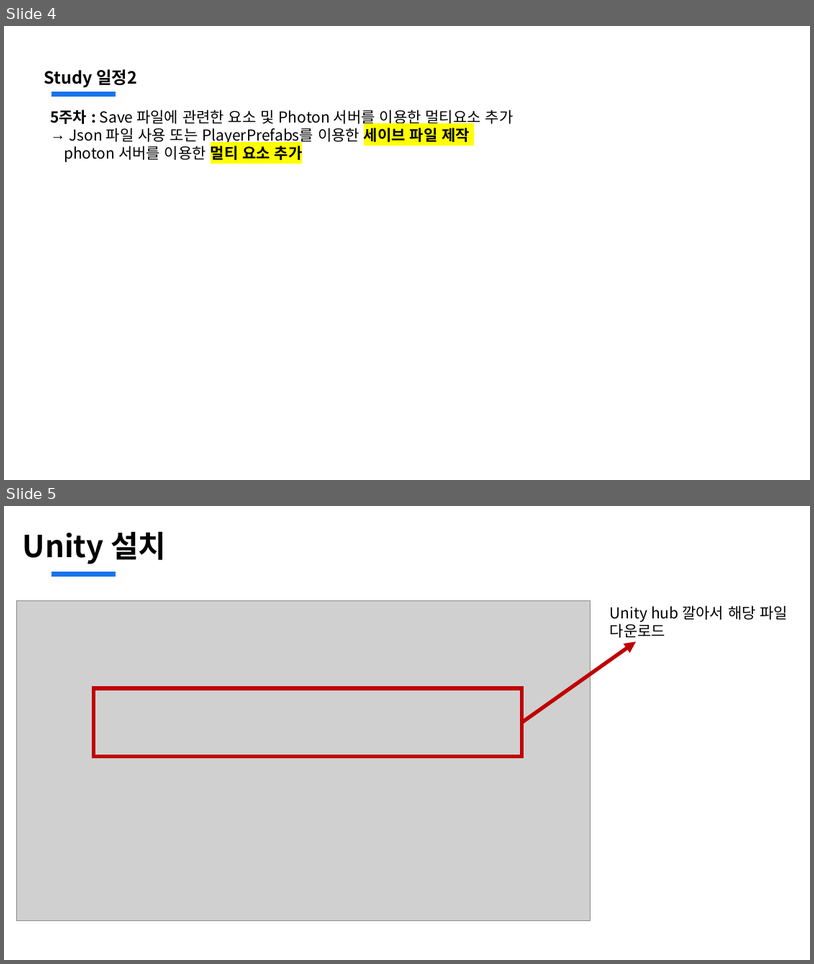
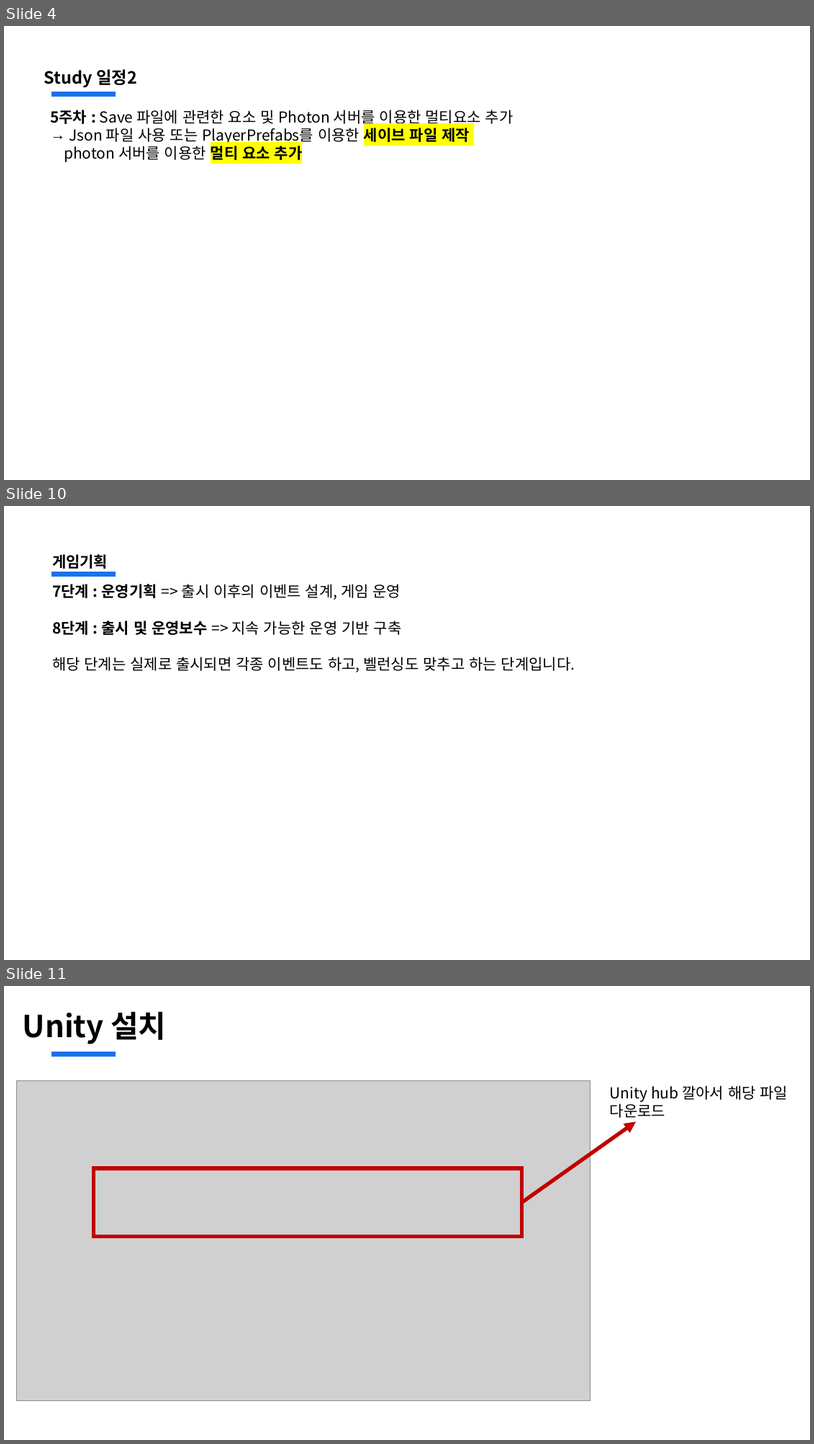
Before and after one commit to jsjin01/MJsec_Unity_Mentoring, a slide deck: MJsec_게임 개발 멘토링/MJsec_1주차.pptx. Shown one above the other, each under a label of ours: slides 4 and 5 before the commit, slides 4, 10 and 11 after it; the slides between them are not shown. The pictures are 814x964 and 814x1444 pixels, drawn with LibreOffice and Linux fonts; fonts in the diff are those of the drawing; grey boxes stand for pictures. Boxes give left, top, right and bottom in pixels: in the first picture for what was removed or moved away, otherwise in the second. Text is boxed around its words. In the diff, an @@ line names an element or a change of style, - is before the commit and + after.

```diff
--- a/MJsec_게임 개발 멘토링/MJsec_1주차.pptx
+++ b/MJsec_게임 개발 멘토링/MJsec_1주차.pptx
@@ slide 10 added at [4,506,810,960], background #FFFFFF; not listed: 1 template element that a slide beside it also shows @@
@@ text added at [52,554,108,569], 18 pt, text #000000, bold @@
+게임기획
@@ text added at [52,584,575,672], 18 pt, text #000000 @@
+7단계 : 운영기획 => 출시 이후의 이벤트 설계, 게임 운영
+8단계 : 출시 및 운영보수 => 지속 가능한 운영 기반 구축
+해당 단계는 실제로 출시되면 각종 이벤트도 하고, 벨런싱도 맞추고 하는 단계입니다.
@@ what was slide 5 is now slide 11 @@
```
Also in this commit, not shown: 6 other slides added, 1 slide removed, 3 other files.
